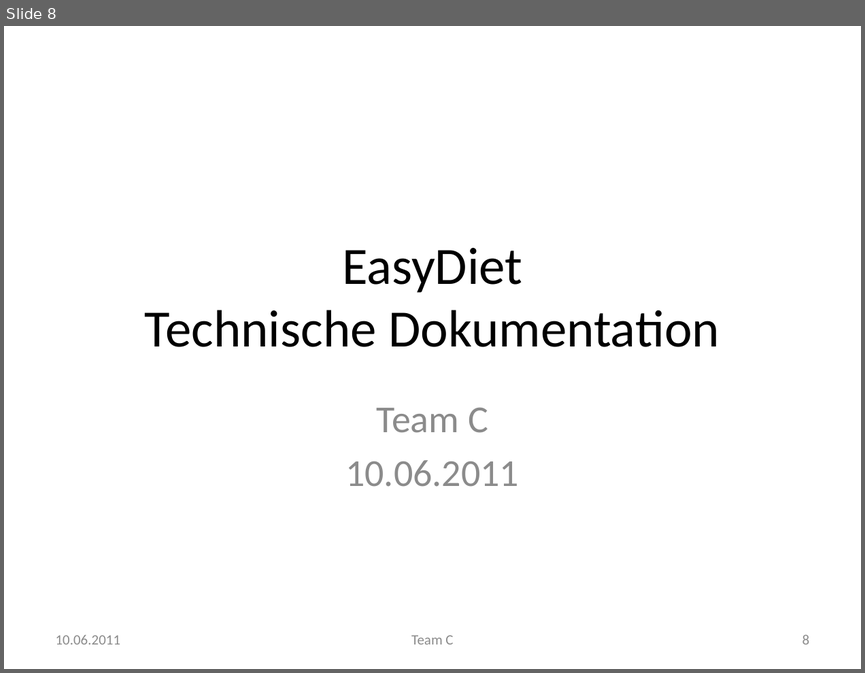
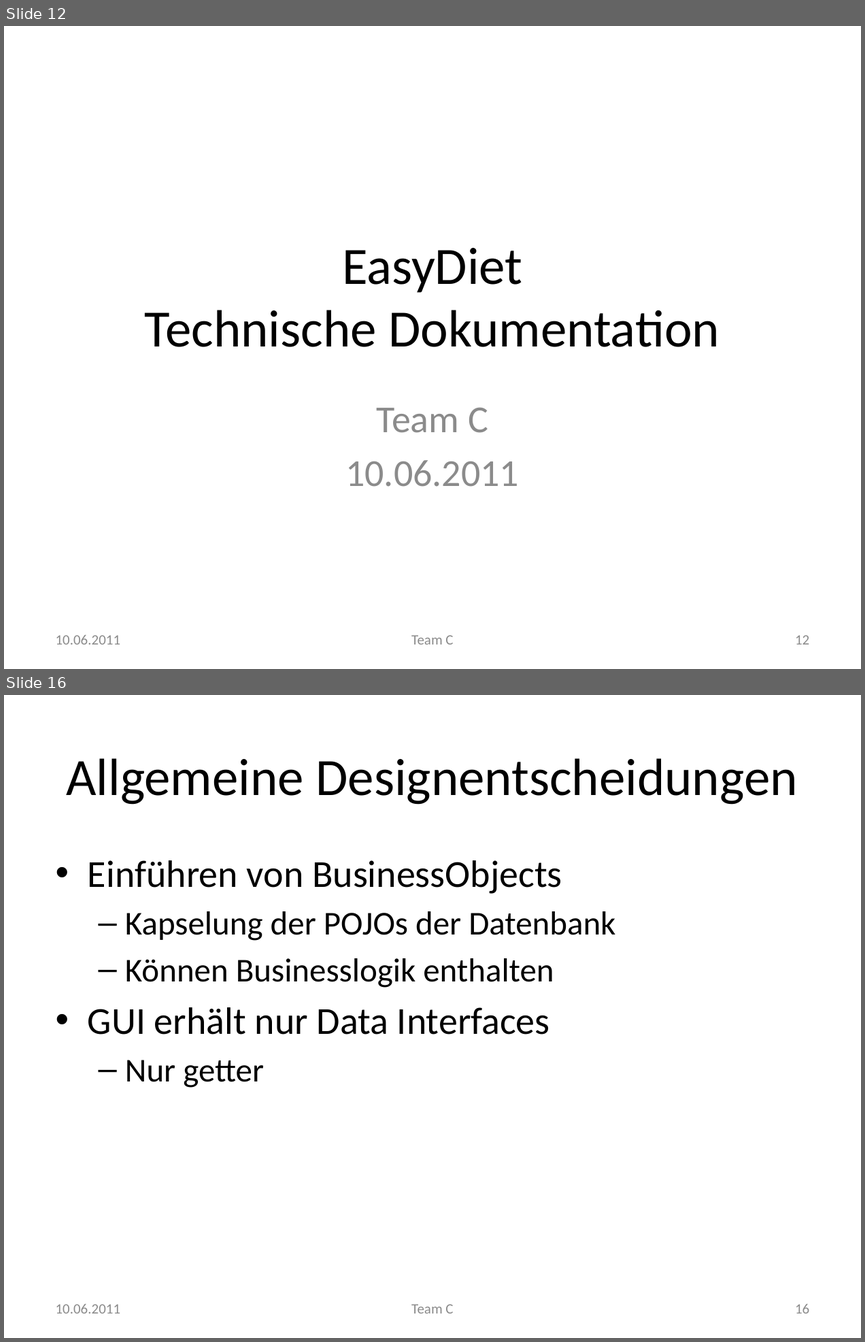
Before and after one commit to manuelTscholl/easydiet-team-c, a slide deck: doc/Abschluss/EasyDiet.pptx. Shown one above the other, each under a label of ours: slide 8 before the commit, slides 12 and 16 after it; the slides between them are not shown. The pictures are 865x673 and 865x1342 pixels, drawn with LibreOffice and Linux fonts; fonts in the diff are those of the drawing. Boxes give left, top, right and bottom in pixels: in the first picture for what was removed or moved away, otherwise in the second. Text is boxed around its words. In the diff, an @@ line names an element or a change of style, - is before the commit and + after.

```diff
--- a/doc/Abschluss/EasyDiet.pptx
+++ b/doc/Abschluss/EasyDiet.pptx
@@ slide 16 added at [4,695,861,1338], background #FFFFFF @@
@@ title added at [66,758,797,804], 44 pt, text #000000 @@
+Allgemeine Designentscheidungen
@@ text added at [88,860,615,1087], 28 pt, text #000000 @@
+• Einführen von BusinessObjects
+  – Kapselung der POJOs der Datenbank
+  – Können Businesslogik enthalten
+• GUI erhält nur Data Interfaces
+  – Nur getter
@@ text added at [56,1304,121,1313], 12 pt, text #8C8C8C @@
+10.06.2011
@@ text added at [411,1304,453,1313], 12 pt, text #8C8C8C @@
+Team C
@@ page number added at [795,1304,809,1313], 12 pt, text #8C8C8C @@
+16
@@ what was slide 8 is now slide 12 @@
@@ page number at [795,635,809,644]: text changed @@
-8
+12
```
Also in this commit, not shown: 12 slides changed, 10 other slides added, 3 other files.
